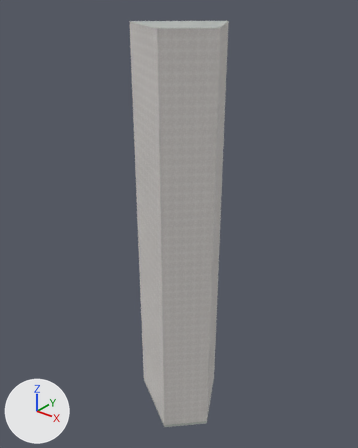
What one commit did to the Blender file assets/blender/buildings/osm-way-52281079.blend.
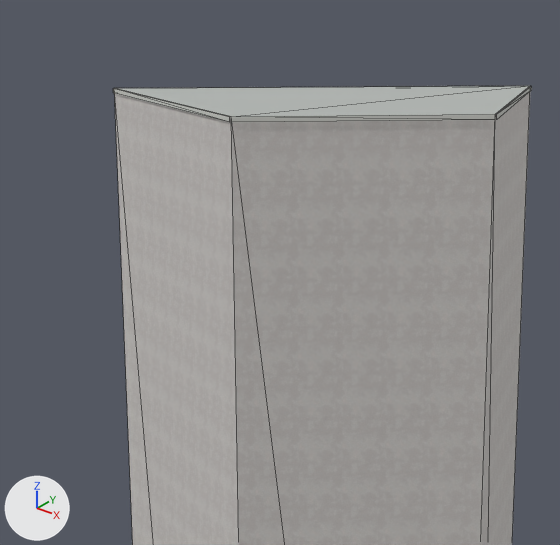
Each version is shown whole from a 50 mm lens placed at (32.1, -40.9, 52.6), pointed at (-1.7, 1.4, 26.4), then close up on the part from 29% to 66% of the width and 0% to 29% of the height. Arrows for +X, +Y and +Z are at lower left; the lights stay in place. The first two pictures are the older version. The close-ups show mesh edges as thin lines.

In view in the first close-up: 'reality 52281079 near reality aged pale plaster', 'reality 52281079 near reality flat weathered roof', 'reality 52281079 near reality pale aluminum sill'.
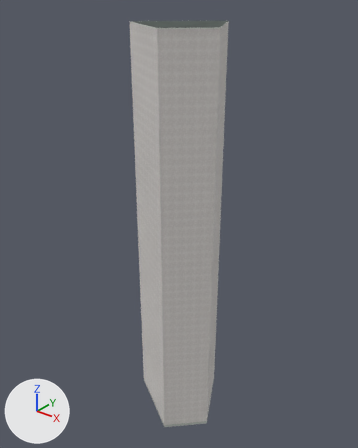
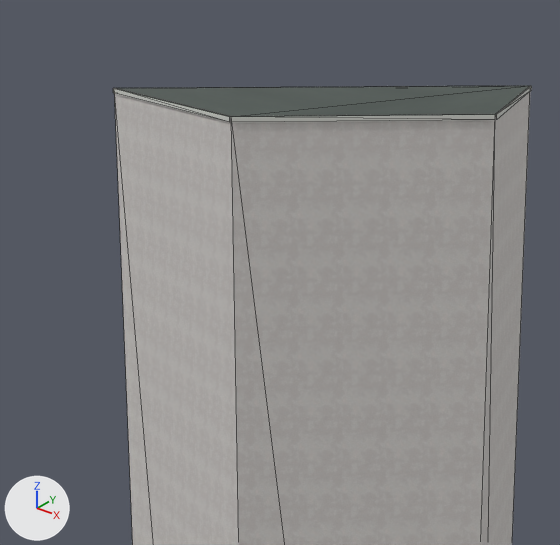
Patch to the scene script:
```diff
--- a/assets/blender/buildings/osm-way-52281079.blend.py
+++ b/assets/blender/buildings/osm-way-52281079.blend.py
@@ img_roof_color_png @@
+img_roof_color_png = load_image('roof-color.png', '../../../public/models/architecture/textures/roof-color.png', 256, 256, 'sRGB')
@@ img_roof_normal_png @@
+img_roof_normal_png = load_image('roof-normal.png', '../../../public/models/architecture/textures/roof-normal.png', 256, 256, 'Non-Color')
@@ mat_reality_flat_weathered_roof @@
 mat_reality_flat_weathered_roof = bpy.data.materials.new('reality flat weathered roof')
-# nodes: BsdfPrincipled, OutputMaterial
-# colours: grey #b3b7b4
+# nodes: BsdfPrincipled, MixRGB, NormalMap, OutputMaterial, TexImage x2
+# colours: white #ffffff
+# uses the picture img_roof_color_png
+# uses the picture img_roof_normal_png
@@ me_reality_52281079_near_reality_pale_aluminum_sill @@
 # used by ob_reality_52281079_near_reality_pale_aluminum_sill; parent = ob_osm_way_52281079; location = (0.0, 0.0, 0.0)
-me_reality_52281079_near_reality_pale_aluminum_sill.from_pydata(...)  # 16 vertices, 8 faces; spans x -6.92..5.14, y -5.17..6.9, z 48.89..49.0
+me_reality_52281079_near_reality_pale_aluminum_sill.from_pydata(...)  # 32 vertices, 16 faces; spans x -6.92..5.14, y -5.17..6.9, z 48.89..49.0
+# me_reality_52281079_near_reality_pale_aluminum_sill part 1
+# 8 faces are deleted
+# 8 vertices are added at x -6.9..5.12, y -5.15..6.87, z 49.0
+# 8 new vertices lie (0.0, 0.0, 0.11) away from vertices in x -6.92..5.14, y -5.17..6.9, z 48.89
+# 16 new faces join them
 me_reality_52281079_near_reality_pale_aluminum_sill.materials.append(mat_reality_pale_aluminum_sill)
```

What differs and where, as boxes [x1, y1, x2, y2] in the close-ups (560 x 545 px):
'reality 52281079 near reality flat weathered roof', surface changed (darker): [116, 86, 530, 117] in both
part 1 of me_reality_52281079_near_reality_pale_aluminum_sill, built on: [116, 86, 531, 122] in both
